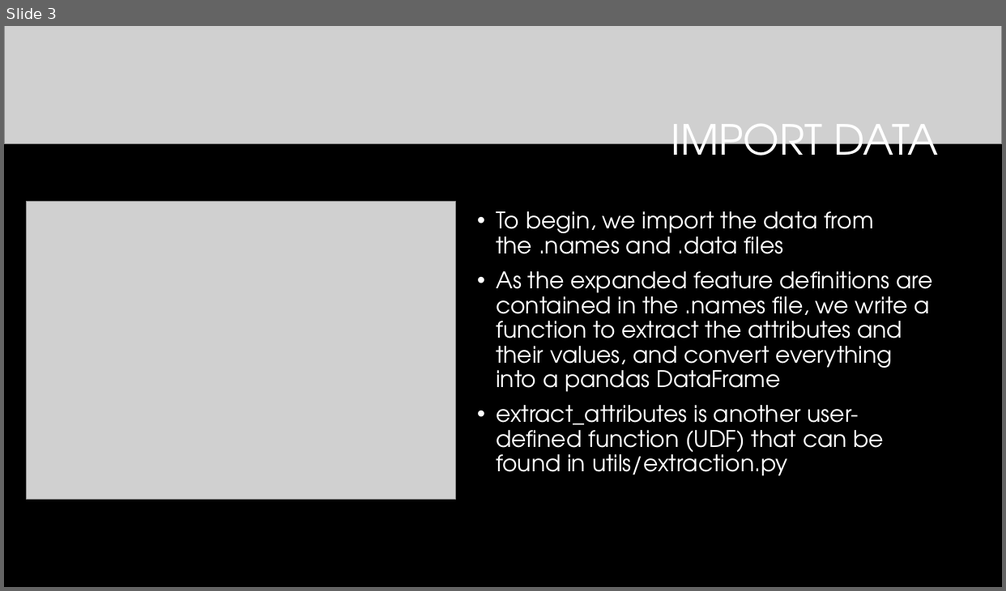
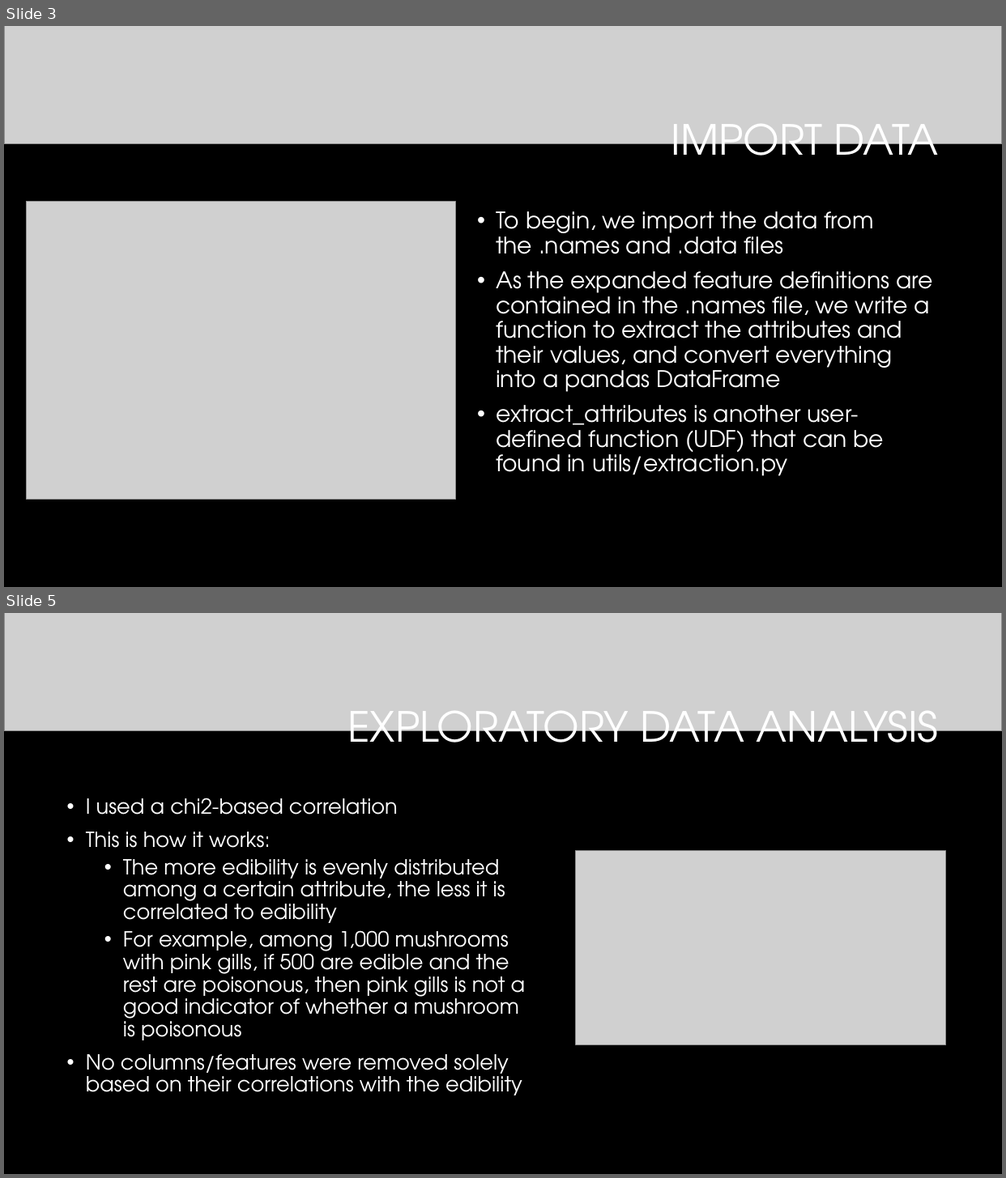
Before and after one commit to ethanolx/Mushrooms-Housing-py, a slide deck: doc/highlights.pptx. Shown one above the other, each under a label of ours: slide 3 before the commit, slides 3 and 5 after it; the slides between them are not shown. The pictures are 1006x591 and 1006x1178 pixels, drawn with LibreOffice and Linux fonts; fonts in the diff are those of the drawing; grey boxes stand for pictures; background and template pictures are left out. Boxes give left, top, right and bottom in pixels: in the first picture for what was removed or moved away, otherwise in the second. Text is boxed around its words. In the diff, an @@ line names an element or a change of style, - is before the commit and + after.

```diff
--- a/doc/highlights.pptx
+++ b/doc/highlights.pptx
@@ slide 5 added at (x1=4, y1=613, x2=1002, y2=1174), background #000000 @@
@@ picture added at (x1=4, y1=613, x2=1002, y2=731) @@
@@ title added at (x1=348, y1=711, x2=938, y2=761), 40 pt, text #FFFFFF @@
+EXPLORATORY DATA ANALYSIS
@@ text added at (x1=86, y1=798, x2=526, y2=1096), 20 pt, text #FFFFFF @@
+• I used a chi2-based correlation
+• This is how it works:
+  • The more edibility is evenly distributed among a certain attribute, the less it is correlated to edibility
+  • For example, among 1,000 mushrooms with pink gills, if 500 are edible and the rest are poisonous, then pink gills is not a good indicator of whether a mushroom is poisonous
+• No columns/features were removed solely based on their correlations with the edibility
@@ picture added at (x1=576, y1=851, x2=946, y2=1046) @@
```
Also in this commit, not shown: 1 slide changed, 6 other slides added, 2 other files.
